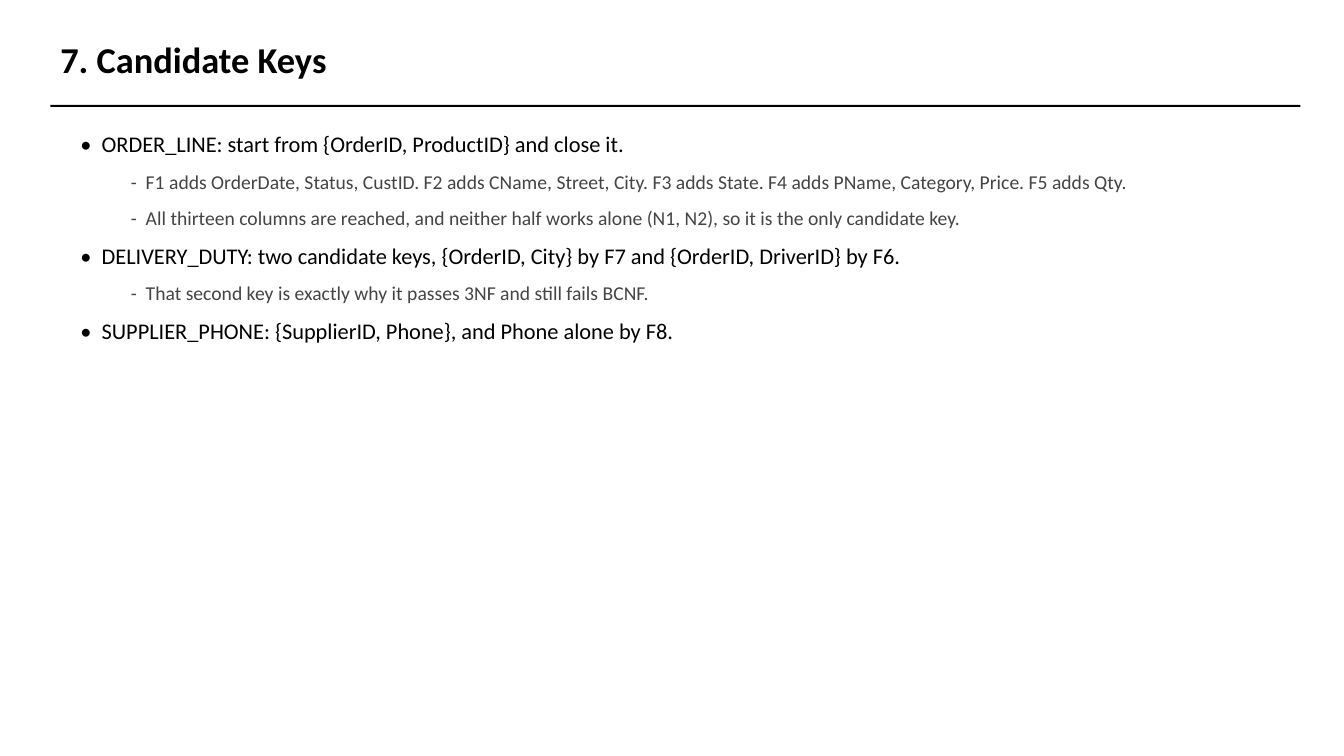
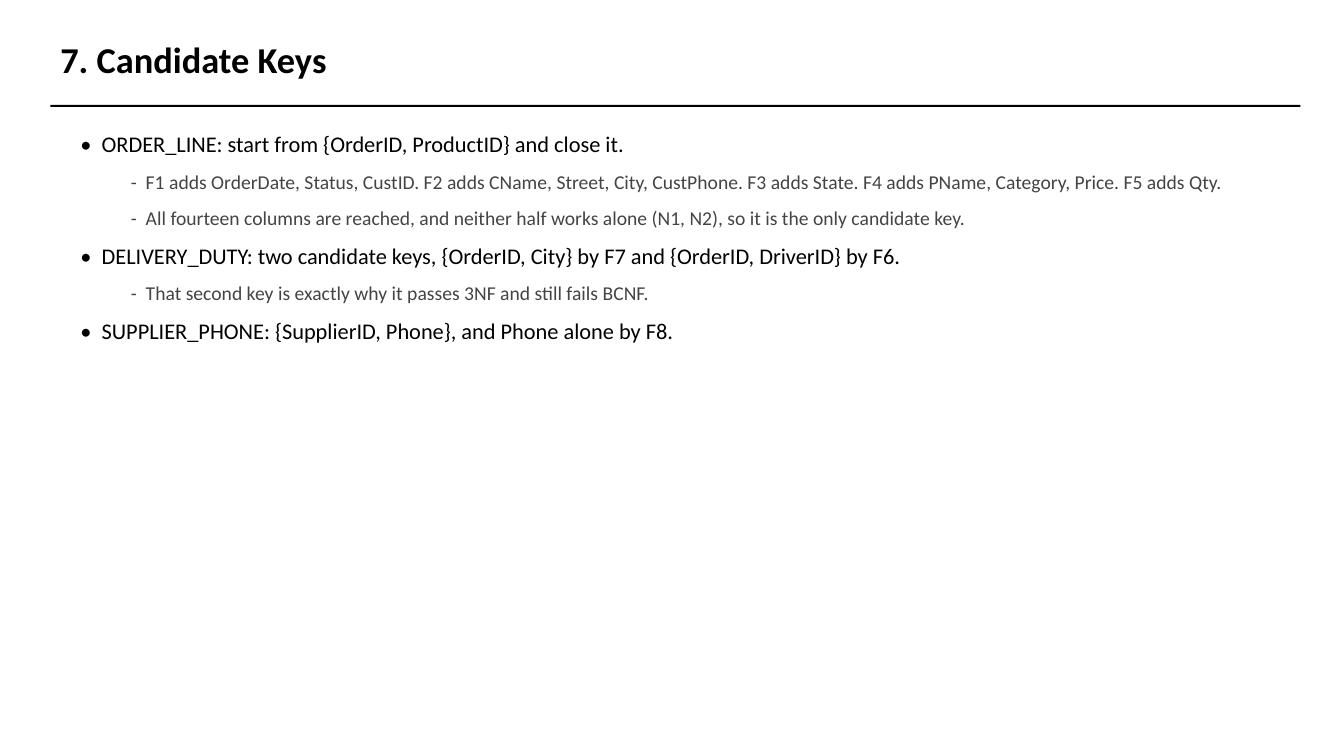
Before and after one commit to AviDhandhania/warehouse-supply-chain-dbms, a slide deck: slide 19 of presentation/DA1_Presentation.pptx (slide 20 before the commit). Drawn at 1344x756 pixels with LibreOffice and Linux fonts; fonts in the diff are those of the drawing. Boxes give left, top, right and bottom in pixels: in the first picture for what was removed or moved away, otherwise in the second. Text is boxed around its words. In the diff, an @@ line names an element or a change of style, - is before the commit and + after.

```diff
--- a/presentation/DA1_Presentation.pptx
+++ b/presentation/DA1_Presentation.pptx
@@ text at <box>146,175,1221,228</box>: text changed @@
-  - F1 adds OrderDate, Status, CustID. F2 adds CName, Street, City. F3 adds State. F4 adds PName, Category, Price. F5 adds Qty.
-  - All thirteen columns are reached, and neither half works alone (N1, N2), so it is the only candidate key.
+  - F1 adds OrderDate, Status, CustID. F2 adds CName, Street, City, CustPhone. F3 adds State. F4 adds PName, Category, Price. F5 adds Qty.
+  - All fourteen columns are reached, and neither half works alone (N1, N2), so it is the only candidate key.
```
Also in this commit, not shown: 9 other slides changed, 1 slide removed, 14 other files.
